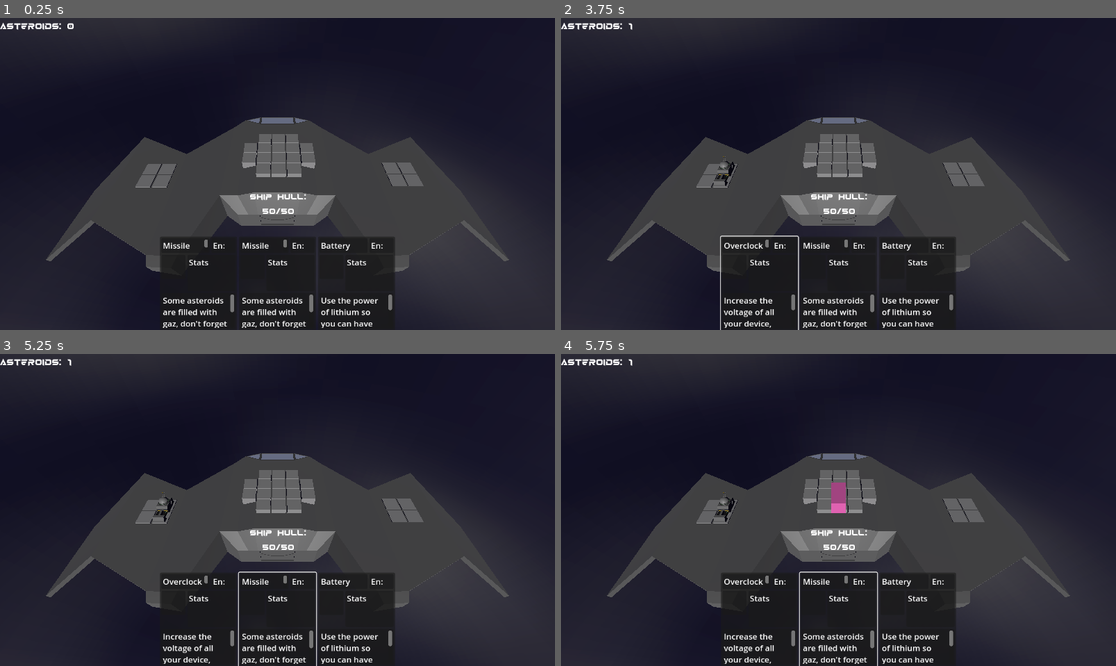
Above: before the commit, frames 1-4 (two rows, left to right).
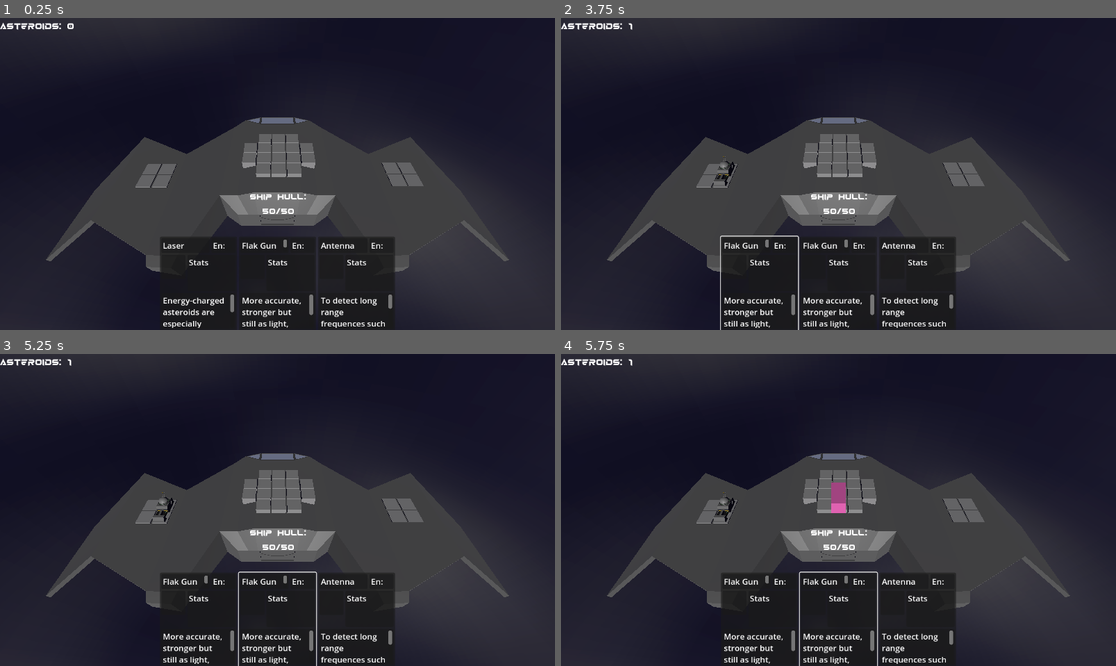
Above: after the commit, the same moments.

Repository: Xwilarg/LudumDare54
Game: Godot game, scene res://Scenes/Main.tscn
Same seed, same stepped clock (60 frames per second), same inputs: the game is played once before the commit and once after it. Video files are missing from this copy of the repository; at most half a second of black plays in their place.
Inputs (mouse positions are in pixels of both pictures, inside the frame that each line leads up to):
- Up to frame 1 (0.25 s): no input
- Up to frame 2 (3.75 s): click (760, 283) at 0.52 s; click (760, 283) at 1.27 s; click (760, 283) at 2.02 s; tap Enter at 2.75 s; move the mouse to (960, 158) at 2.77 s; click (960, 158) at 2.92 s; tap Space at 3.5 s; move the mouse to (727, 189) at 3.52 s; click (727, 189) at 3.67 s
- Up to frame 3 (5.25 s): tap Enter at 4.25 s; move the mouse to (333, 441) at 4.27 s; click (333, 441) at 4.42 s; tap Space at 5 s; move the mouse to (249, 572) at 5.02 s; click (249, 572) at 5.17 s
- Up to frame 4 (5.75 s): no input

The runs differ from the first frame. In frame 1, 1.3% of the frame differs, in the area x 29-71%, y 71-100%; in frame 2, 1.3%; in frame 3, 1.3%; in frame 4, 1.3%.

Commit message:
Add size 1 gun & background ships

Diff:
--- a/Cards/MainDeck.json
+++ b/Cards/MainDeck.json
@@ -36,13 +36,24 @@
 		"energyCost": 5
 	},
 	{
-		"name": "flak",
+		"name": "flak1",
+		"model": "size1Gun",
+		"size": "S1",
+		"effects": {
+			"ATK_RED": 5,
+			"ATK_GRN": 10,
+			"ATK_BLU": 5
+		},
+		"energyCost": 15
+	},
+	{
+		"name": "flak2",
 		"model": "size2Guns",
 		"size": "S2",
 		"effects": {
 			"ATK_RED": 10,
 			"ATK_GRN": 25,
-			"ATK_BLU": 5
+			"ATK_BLU": 10
 		},
 		"energyCost": 15
 	},
--- a/Scenes/Main.tscn
+++ b/Scenes/Main.tscn
@@ -6,7 +6,7 @@
 [ext_resource type="Texture2D" uid="uid://by3g01l0r150w" path="res://skybox.png" id="4_gqf0v"]
 [ext_resource type="PackedScene" uid="uid://dlr735arsj61v" path="res://Models/Main Ship.glb" id="6_jorn6"]
 [ext_resource type="Script" path="res://Scripts/AsteroidManager.gd" id="6_r6njy"]
-[ext_resource type="Script" path="res://Models/ShipBackground.gd" id="7_8nny8"]
+[ext_resource type="Script" path="res://Scripts/ShipBackground.gd" id="7_v48sk"]
 
 [sub_resource type="PanoramaSkyMaterial" id="PanoramaSkyMaterial_mkgcy"]
 panorama = ExtResource("4_gqf0v")
@@ -139,6 +139,6 @@
 
 [node name="Main Ship" parent="Background" instance=ExtResource("6_jorn6")]
 transform = Transform3D(-4.37114e-08, 0, 1, 0, 1, 0, -1, 0, -4.37114e-08, -1605.27, -686.982, 192.651)
-script = ExtResource("7_8nny8")
+script = ExtResource("7_v48sk")
 
 [connection signal="timeout" from="AsteroidManager/SpawnTimer" to="AsteroidManager" method="_on_spawn_timer_timeout"]
--- a/Scripts/Deck/Card.gd
+++ b/Scripts/Deck/Card.gd
@@ -6,6 +6,7 @@
 
 	energyCost = json.energyCost
 	effects = json.effects
+	if json.model == "size1Gun": model = preload("res://Models/size1Gun.glb")
 	if json.model == "size2Guns": model = preload("res://Models/size2Guns.glb")
 	elif json.model == "batteryPack": model = preload("res://Models/batteryPack.glb")
 	elif json.model == "satelliteDish": model = preload("res://Models/satelliteDish.glb")
--- a/Translations/text.csv
+++ b/Translations/text.csv
@@ -1,6 +1,8 @@
 ;en;fr
-FLAK_NAME;Flak Gun;Canon Anti-aérien
-FLAK_DESC;The base defense of your ship, don't forget the London treaty!;La défense de base de votre navire, n'oubliez pas le traité de Londres !
+FLAK1_NAME;Flak Gun;Canon anti-aérien
+FLAK1_DESC;The base defense of your ship, don't forget the London treaty!;La défense de base de votre navire, n'oubliez pas le traité de Londres !
+FLAK2_NAME;Flak Gun Mk2;Canon anti-aérien Mk2
+FLAK2_DESC;More accurate, stronger but still as light, George V would be proud!;Plus précis, plus fort, mais tout aussi léger, George V serait fier!
 LASER_NAME;Laser;Laser
 LASER_DESC;Energy-charged asteroids are especially crunchy when you put more energy in them;Les asteroides chargé en énergie sont super-croustillant quand on met encore plus d'energie à l'intérieur
 MISSILE_NAME;Missile Launcher;Lance-missile
Not shown: 1 places in Scenes/Main.tscn that only renumber resources
Renamed: Models/ShipBackground.gd -> Scripts/ShipBackground.gd
